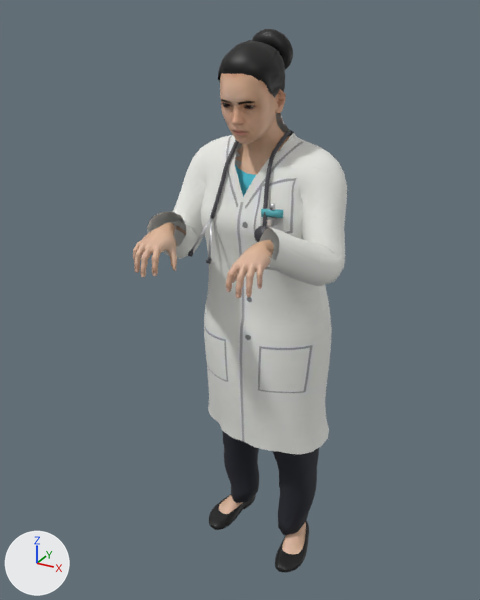
Two versions of the glTF model assets/props/people-patel-stand-type.glb, one commit apart.
Rendered twice from a 50 mm camera at (0.787, -1.428, 0.646) aimed at (-0.037, 0.068, -0.103). Every picture has the same lights, and +X, +Y and +Z are marked at lower left. The picture after the commit comes second. Vertices at exactly the same position are counted once.

Script lines for the objects in view, before the commit:
```python
mat_human_body = principled_material('Human.body')
mat_human_body.texture = img_middleage_lightskinned_female_diffuse2
mat_human_body.roughness = 0.58
me_base_002 = bpy.data.meshes.new('base.002')
me_base_002.from_pydata(...)  # 26317 vertices, 49913 faces; spans x -0.27..0.27, y -0.25..0.33, z -1.0..0.6
me_base_002.materials.append(mat_human_body)  # picture img_middleage_lightskinned_female_diffuse2
me_base_002.materials.append(mat_held_stethoscope__0_06__0_06__0_07)  # dark grey #45454b
me_base_002.materials.append(mat_held_badge_silver)  # white #e7e8eb
me_base_002.materials.append(mat_held_id_card__0_95__0_95__0_93)  # white #f9f9f7
me_base_002.materials.append(mat_held_id_stripe__0_1__0_45__0_5)  # cyan #59b3bc
me_base_002.materials.append(mat_held_id_photo)  # light grey #c4bcb5
me_base_002.materials.append(mat_human_eyebrow012)
me_base_002.materials.append(mat_human_eyelashes02)
me_base_002.materials.append(mat_human_joepal_crude_t_shirt_female)  # picture img_people_patel_stand_type_crudefemaletshirtdiffuse_png
me_base_002.materials.append(mat_human_low_poly)  # picture img_brown_eye
me_base_002.materials.append(mat_human_rehmanpolanski_hair_bun_brown)
me_base_002.materials.append(mat_human_teeth_base)  # picture img_teeth
me_base_002.materials.append(mat_human_toigo_flats)  # picture img_people_patel_stand_type_shoe_png
me_base_002.materials.append(mat_human_toigo_wool_pants)  # picture img_people_patel_stand_type_pants_wool_png
me_base_002.materials.append(mat_worn_coat)  # picture img_people_patel_stand_type_coat
ob_people_patel_stand_type = bpy.data.objects.new('people-patel-stand-type', me_base_002)
ob_people_patel_stand_type.location = (0.0, 0.0, 0.0)
```
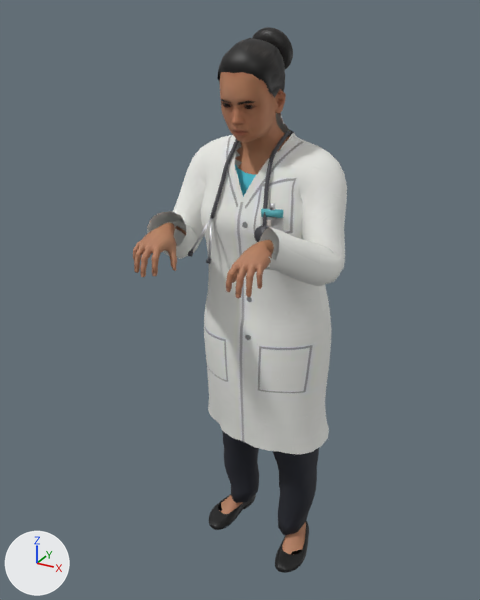
What changed in the scene script:
```text
Add img_people_patel_stand_type__2_middleage_lightskinned_female_diffuse2_png:
    img_people_patel_stand_type__2_middleage_lightskinned_female_diffuse2_png = load_image('people-patel-stand-type--2-middleage_lightskinned_female_diffuse2.png', '_unpacked/people-patel-stand-type--2-middleage_lightskinned_female_diffuse2.png', 1024, 1024, 'sRGB')
Change mat_human_body:
    mat_human_body.texture: img_middleage_lightskinned_female_diffuse2 -> img_people_patel_stand_type__2_middleage_lightskinned_female_diffuse2_png
    mat_human_body.roughness: 0.58 -> 0.7
Change me_base_002:
    used by ob_people_patel_stand_type; location = (0.0, 0.0, 0.0)
    remove me_base_002.from_pydata(...)  # 26317 vertices, 49913 faces; spans x -0.27..0.27, y -0.25..0.33, z -1.0..0.6
    add me_base_002.from_pydata(...)  # 26276 vertices, 49843 faces; spans x -0.27..0.27, y -0.25..0.33, z -1.0..0.6
    me_base_002 part 1: 1133 vertices moved within x -0.2..0.2, y -0.25..0.27, z -0.17..0.59; 1033 vertices removed from x -0.21..0.21, y -0.24..0.27, z -0.17..0.59; 1092 vertices added at x -0.21..0.21, y -0.25..0.3, z -0.29..0.6
    me_base_002 part 2: 1305 vertices moved within x -0.2..0.18, y 0.02..0.31, z -1.0..-0.92; 543 vertices removed from x -0.2..0.18, y 0.03..0.32, z -1.0..-0.88; 461 vertices added at x -0.2..0.18, y 0.02..0.31, z -1.0..-0.88
    other edits to the shape of me_base_002 do not show in these pictures
```

Boxes (x1, y1, x2, y2) around the edits, measured in the pictures (480 x 600 px; the box of a moved part takes in the faces that stretch with it):
'people-patel-stand-type', surface changed, reshaped
    before: (133, 29, 347, 573)
    after: (133, 27, 347, 573)
part 1 of me_base_002, moved or reshaped
    before: (134, 33, 300, 298)
    after: (134, 31, 300, 298)
part 2 of me_base_002, moved or reshaped
    before: (209, 494, 309, 573)
    after: (209, 493, 309, 573)
